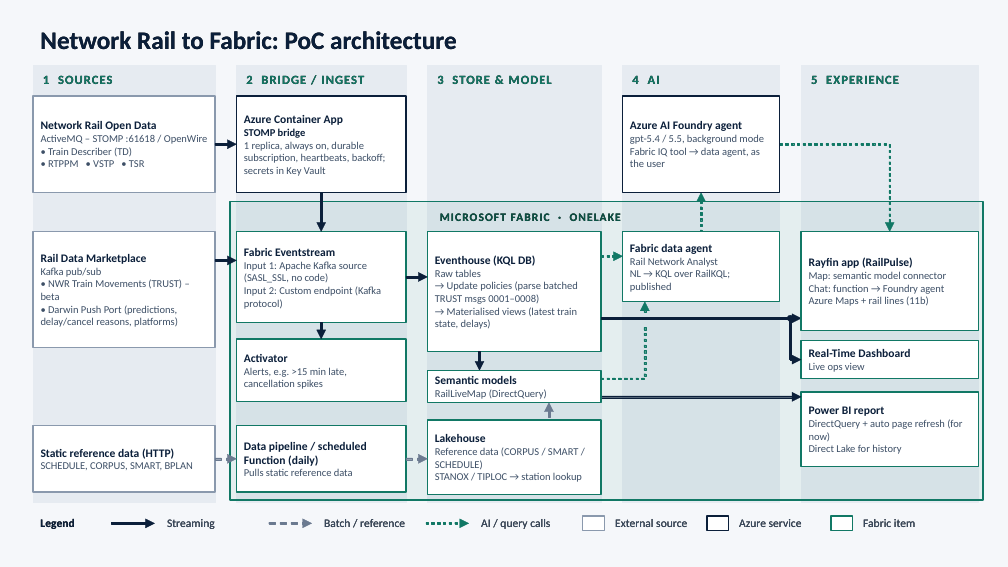
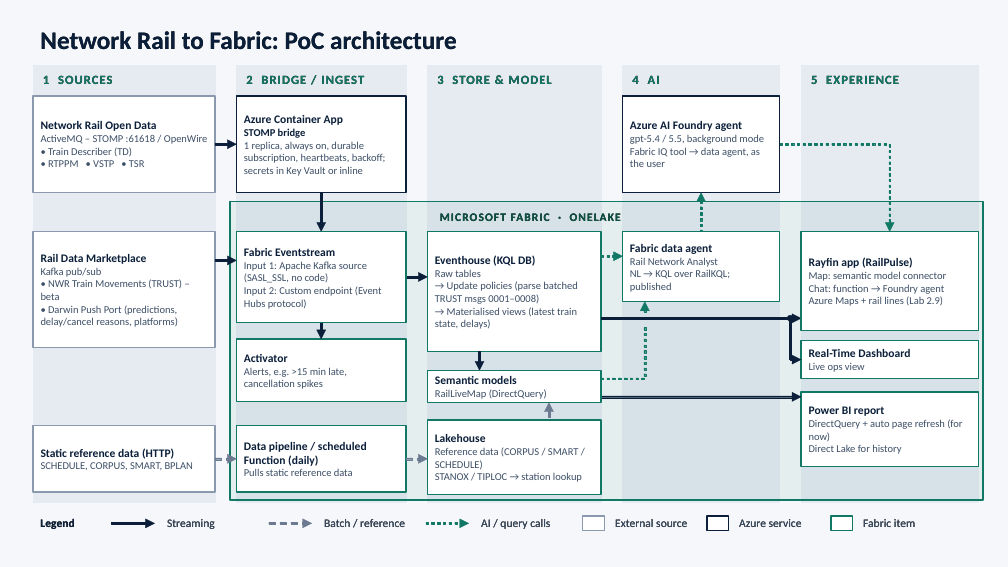
Before and after one commit to ShaneOsborne/Real-Time-Rail-Intelligence-on-Microsoft-Fabric, a slide deck: slide 4 of docs/presentation/Real-Time-Rail-Intelligence-on-Microsoft-Fabric.pptx. Drawn at 1008x567 pixels with LibreOffice and Linux fonts; fonts in the diff are those of the drawing. Boxes give left, top, right and bottom in pixels: in the first picture for what was removed or moved away, otherwise in the second. Text is boxed around its words. In the diff, an @@ line names an element or a change of style, - is before the commit and + after.

```diff
--- a/docs/presentation/Real-Time-Rail-Intelligence-on-Microsoft-Fabric.pptx
+++ b/docs/presentation/Real-Time-Rail-Intelligence-on-Microsoft-Fabric.pptx
@@ text in rectangle at bbox=[244, 141, 386, 176]: text changed @@
-1 replica, always on, durable subscription, heartbeats, backoff; secrets in Key Vault
+1 replica, always on, durable subscription, heartbeats, backoff; secrets in Key Vault or inline
@@ text in rectangle at bbox=[244, 287, 382, 309]: text changed @@
-Input 2: Custom endpoint (Kafka protocol)
+Input 2: Custom endpoint (Event Hubs protocol)
@@ text in rectangle at bbox=[809, 296, 943, 306]: text changed @@
-Azure Maps + rail lines (11b)
+Azure Maps + rail lines (Lab 2.9)
```
Also in this commit, not shown: 5 other slides changed, 14 other files.
